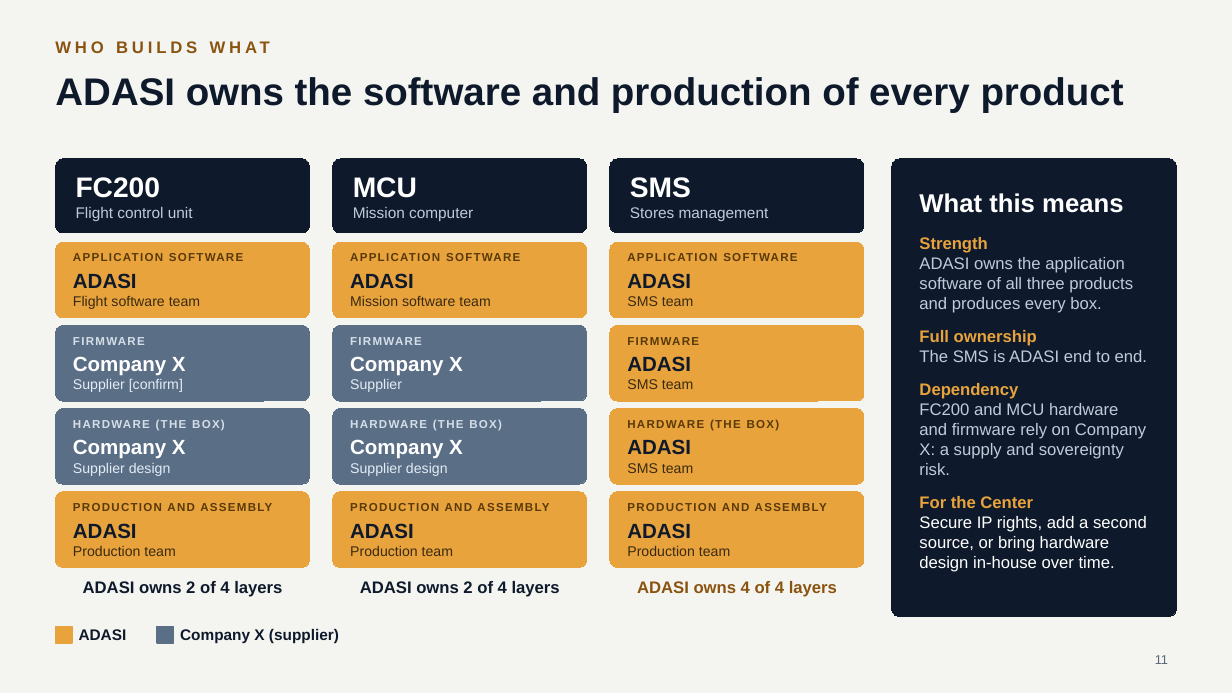
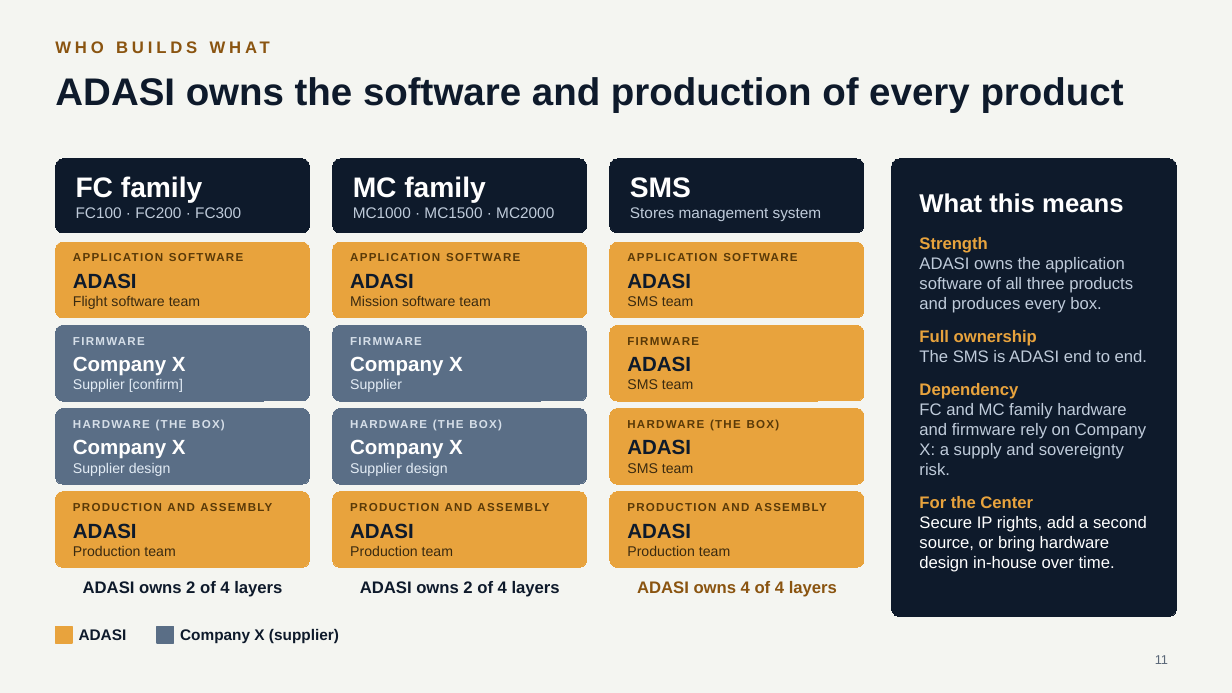
Before and after one commit to mmasabi/AIRepo, a slide deck: slide 11 of Avionics_CoE_Presentation.pptx. Drawn at 1232x693 pixels with LibreOffice and Linux fonts; fonts in the diff are those of the drawing. Boxes give left, top, right and bottom in pixels: in the first picture for what was removed or moved away, otherwise in the second. Text is boxed around its words. In the diff, an @@ line names an element or a change of style, - is before the commit and + after.

```diff
--- a/Avionics_CoE_Presentation.pptx
+++ b/Avionics_CoE_Presentation.pptx
@@ text in rounded rectangle at [76,176,241,218]: text changed @@
-FC200
-Flight control unit
+FC family
+FC100 · FC200 · FC300
@@ text in rounded rectangle at [353,176,554,218]: text changed @@
-MCU
-Mission computer
+MC family
+MC1000 · MC1500 · MC2000
@@ text in rounded rectangle at [630,207,822,221]: text changed @@
-Stores management
+Stores management system
@@ text in rounded rectangle at [919,403,1146,475]: text changed @@
-FC200 and MCU hardware and firmware rely on Company X: a supply and sovereignty risk.
+FC and MC family hardware and firmware rely on Company X: a supply and sovereignty risk.
```
Also in this commit, not shown: 2 other slides changed.
